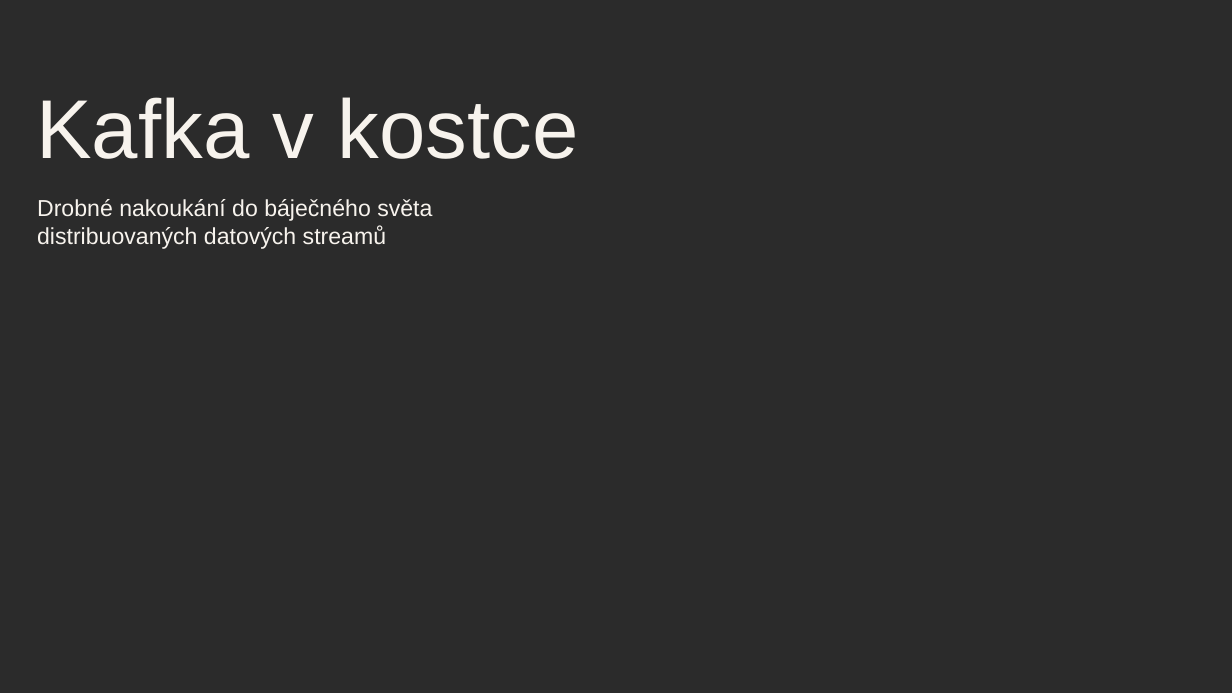
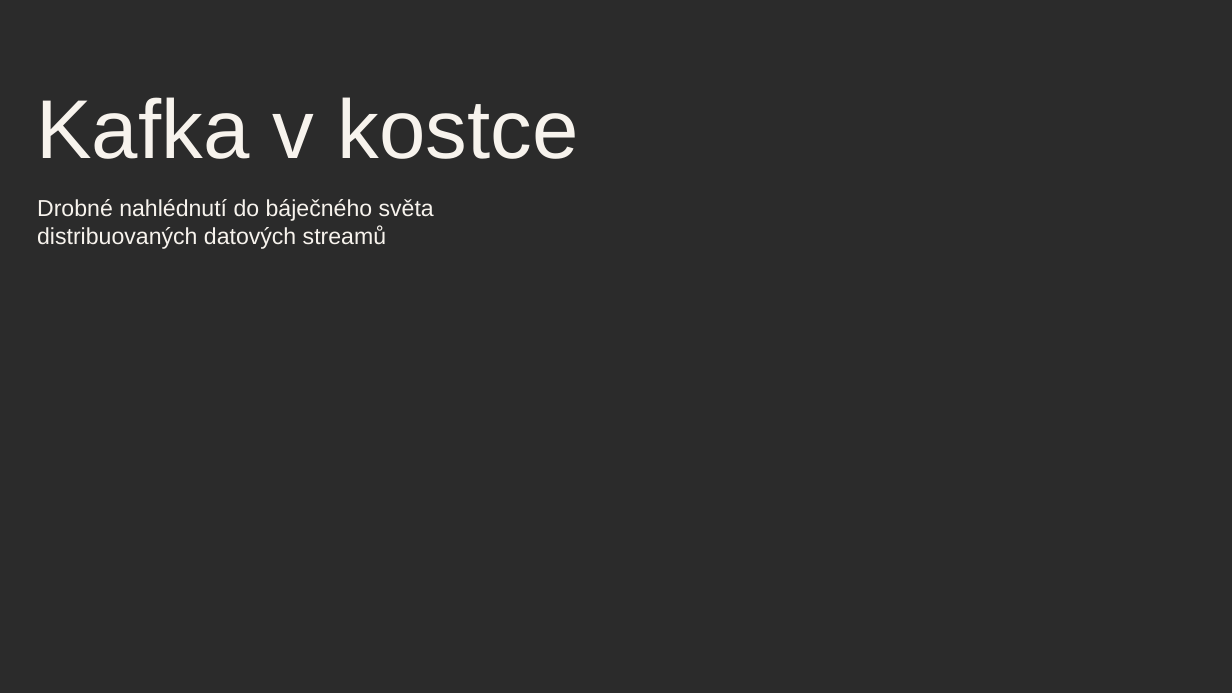
Before and after one commit to kicune/kafka_v_kostce, a slide deck: slide 1 of prez/Kafka v kostce.pptx. Drawn at 1232x693 pixels with LibreOffice and Linux fonts; fonts in the diff are those of the drawing; background and template pictures are left out; a plain dark background stands for a picture behind light text. Boxes give left, top, right and bottom in pixels: in the first picture for what was removed or moved away, otherwise in the second. Text is boxed around its words. In the diff, an @@ line names an element or a change of style, - is before the commit and + after.

```diff
--- a/prez/Kafka v kostce.pptx
+++ b/prez/Kafka v kostce.pptx
@@ text at (37,199,434,249): text changed @@
-Drobné nakoukání do báječného světa distribuovaných datových streamů
+Drobné nahlédnutí do báječného světa distribuovaných datových streamů
```
Also in this commit, not shown: 16 other slides changed.
